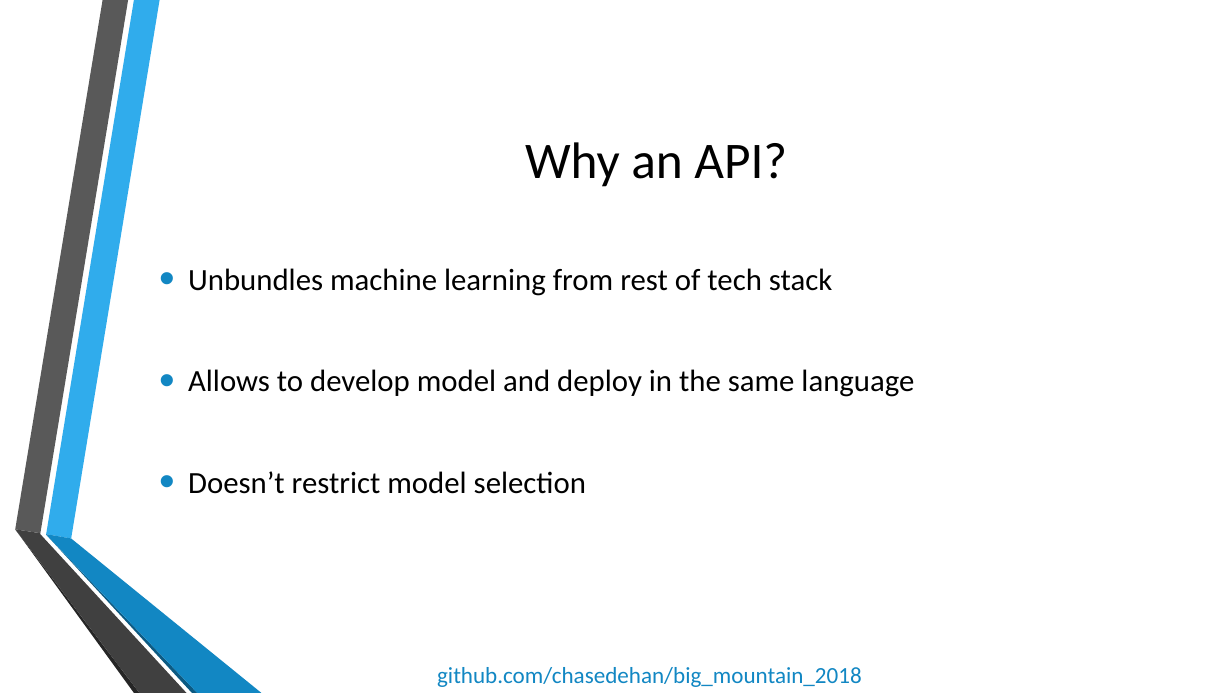
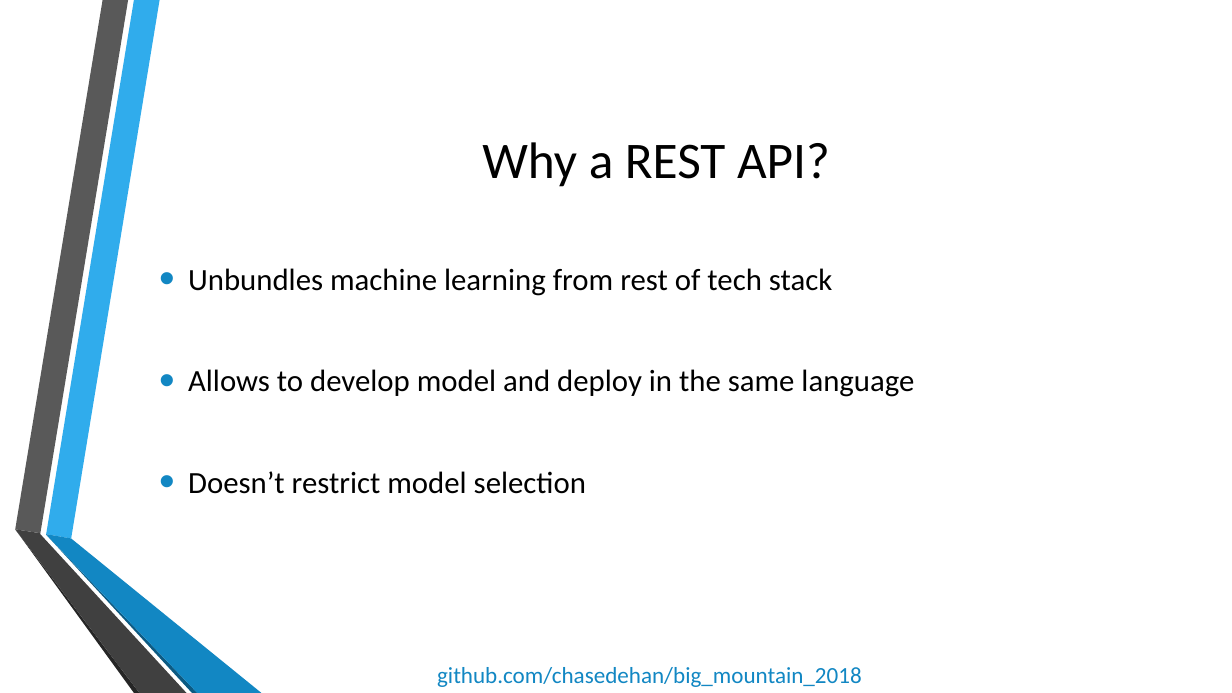
Before and after one commit to chasedehan/big_mountain_2018, a slide deck: slide 4 of Deploying Machine Learning APIs with Python.pptx. Drawn at 1232x693 pixels with LibreOffice and Linux fonts; fonts in the diff are those of the drawing; background and template pictures are left out. Boxes give left, top, right and bottom in pixels: in the first picture for what was removed or moved away, otherwise in the second. Text is boxed around its words. In the diff, an @@ line names an element or a change of style, - is before the commit and + after.

```diff
--- a/Deploying Machine Learning APIs with Python.pptx
+++ b/Deploying Machine Learning APIs with Python.pptx
@@ title at bbox=[482, 142, 830, 187]: text changed @@
-Why an API?
+Why a REST API?
```
Also in this commit, not shown: 3 other slides changed, 3 slides added.
